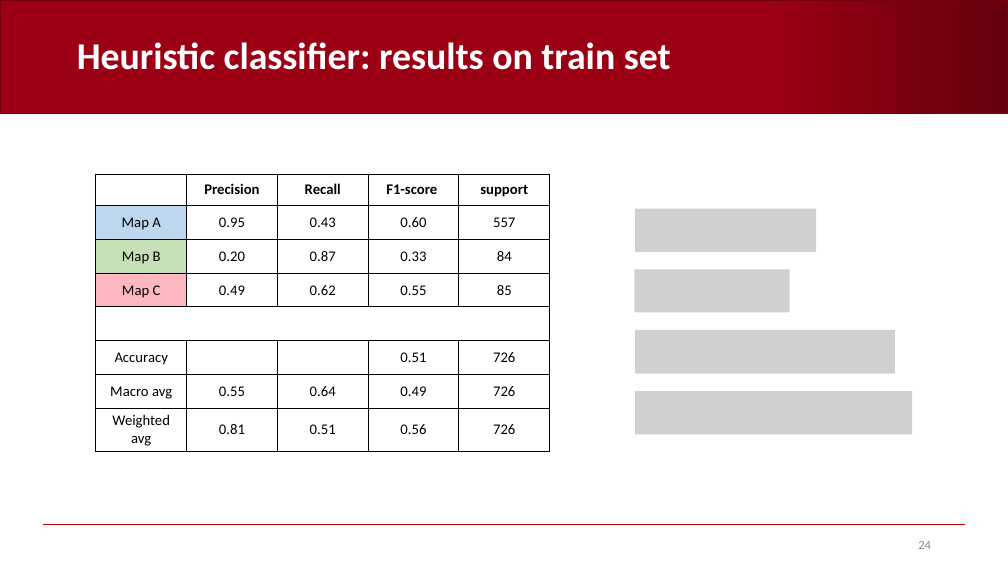
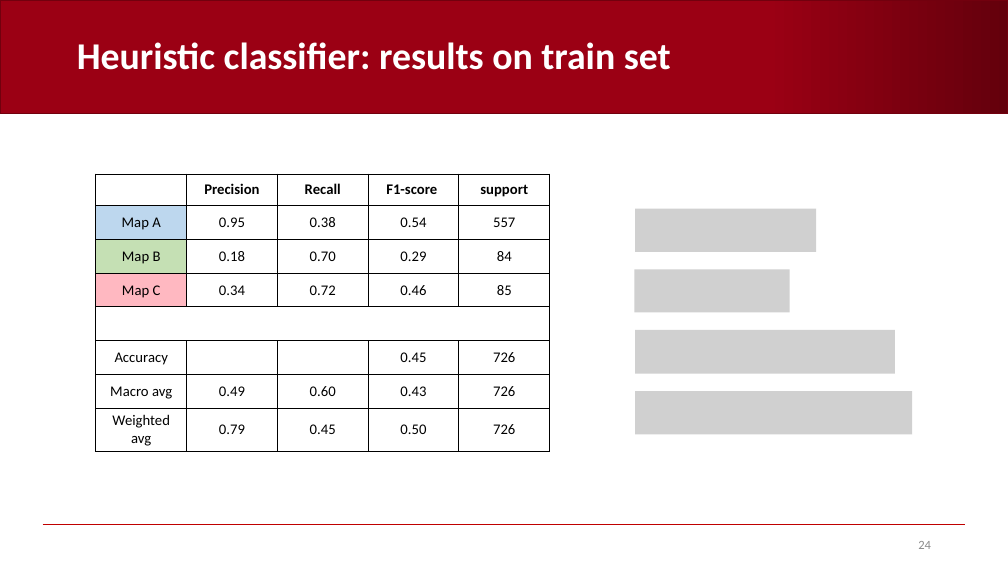
Before and after one commit to AndreaCorrado00/Tesi_magistrale_Corrado_Andrea, a slide deck: slide 24 of Documentation/5. Heuristic classifier strategy B.pptx. Drawn at 1008x567 pixels with LibreOffice and Linux fonts; fonts in the diff are those of the drawing; grey boxes stand for pictures; background and template pictures are left out. Boxes give left, top, right and bottom in pixels: in the first picture for what was removed or moved away, otherwise in the second. Text is boxed around its words. In the diff, an @@ line names an element or a change of style, - is before the commit and + after.

```diff
--- a/Documentation/5. Heuristic classifier strategy B.pptx
+++ b/Documentation/5. Heuristic classifier strategy B.pptx
@@ table at <box>96,174,550,451</box> @@
-row 2, column 3: 0.43
+row 2, column 3: 0.38
-row 2, column 4: 0.60
+row 2, column 4: 0.54
-row 3: Map B | 0.20 | 0.87 | 0.33 | 84
+row 3: Map B | 0.18 | 0.70 | 0.29 | 84
-row 4: Map C | 0.49 | 0.62 | 0.55 | 85
+row 4: Map C | 0.34 | 0.72 | 0.46 | 85
-row 6, column 4: 0.51
+row 6, column 4: 0.45
-row 7: Macro avg | 0.55 | 0.64 | 0.49 | 726
+row 7: Macro avg | 0.49 | 0.60 | 0.43 | 726
-row 8: Weighted avg | 0.81 | 0.51 | 0.56 | 726
+row 8: Weighted avg | 0.79 | 0.45 | 0.50 | 726
```
Also in this commit, not shown: 5 other slides changed, 9 other files.
